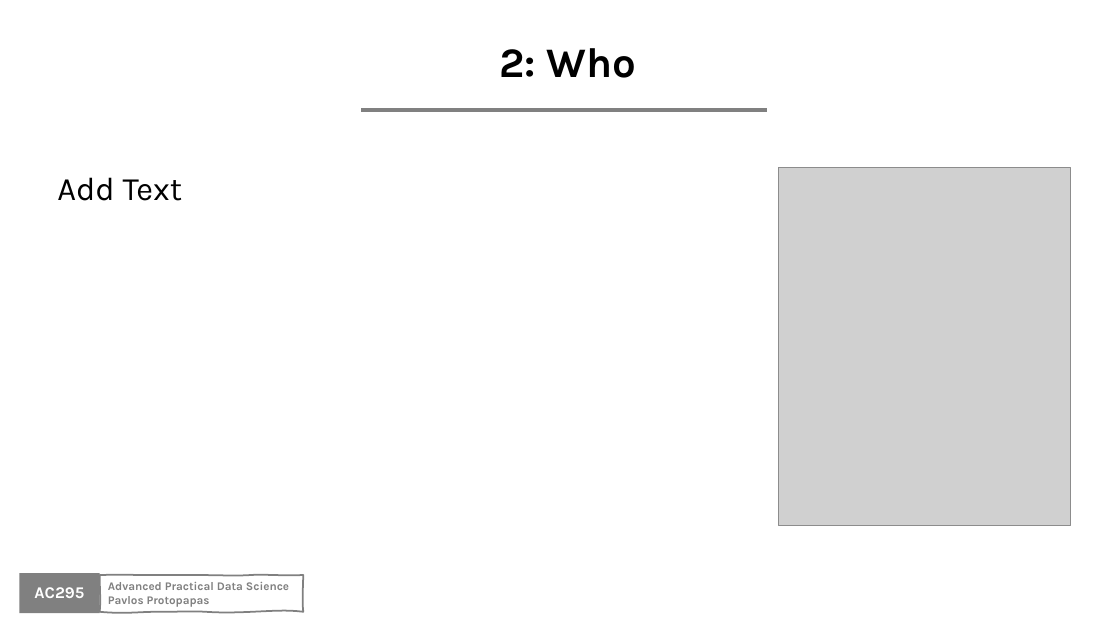
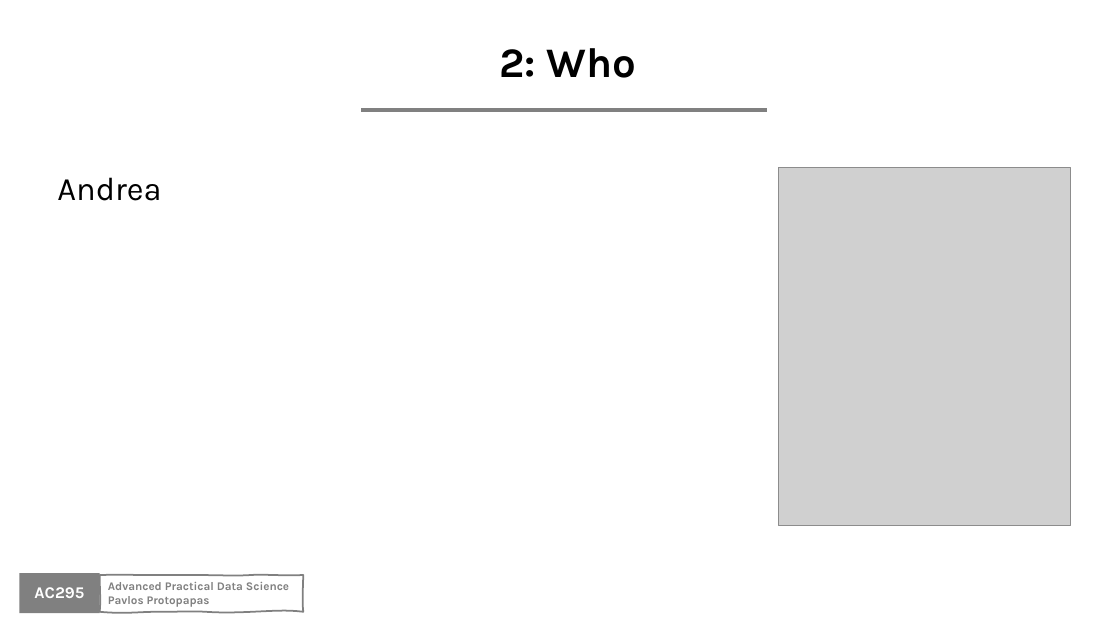
Before and after one commit to Harvard-IACS/2020-AC295, a slide deck: slide 6 of content/lectures/lecture1/presentation/lecture1_draft.pptx. Drawn at 1120x630 pixels with LibreOffice and Linux fonts; fonts in the diff are those of the drawing; grey boxes stand for pictures; background and template pictures are left out. Boxes give left, top, right and bottom in pixels: in the first picture for what was removed or moved away, otherwise in the second. Text is boxed around its words. In the diff, an @@ line names an element or a change of style, - is before the commit and + after.

```diff
--- a/content/lectures/lecture1/presentation/lecture1_draft.pptx
+++ b/content/lectures/lecture1/presentation/lecture1_draft.pptx
@@ text at [57,177,161,201]: text changed @@
-Add Text
+Andrea
```
Also in this commit, not shown: 5 other slides changed, 6 slides added, 2 slides removed.
